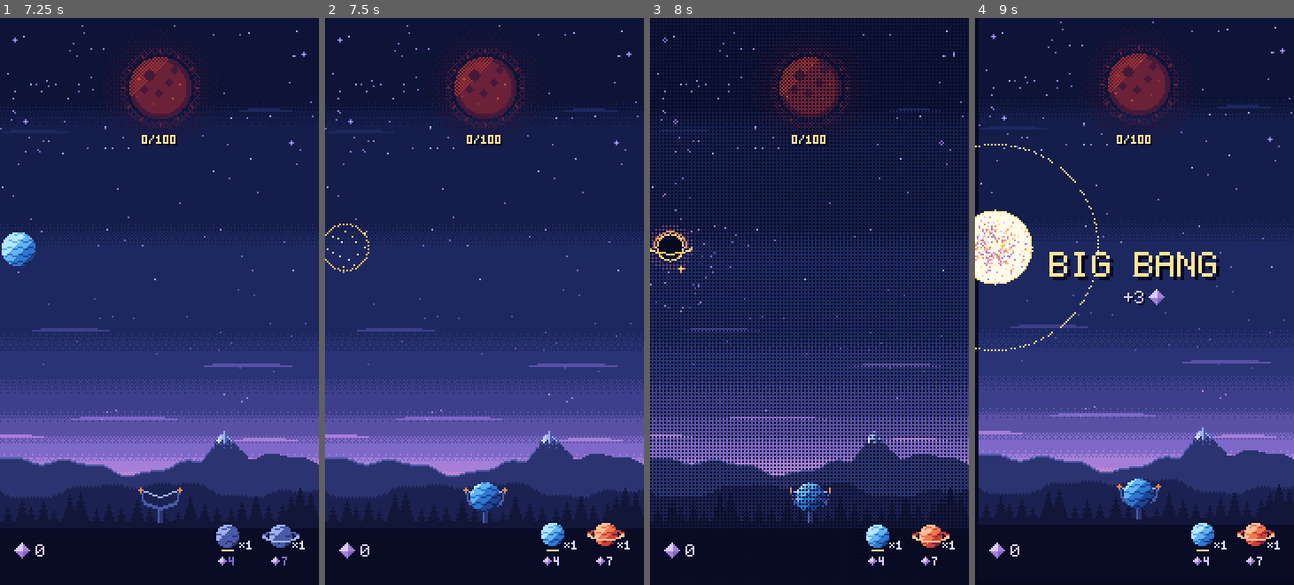
Above: before the commit, frames 1-4 (left to right).
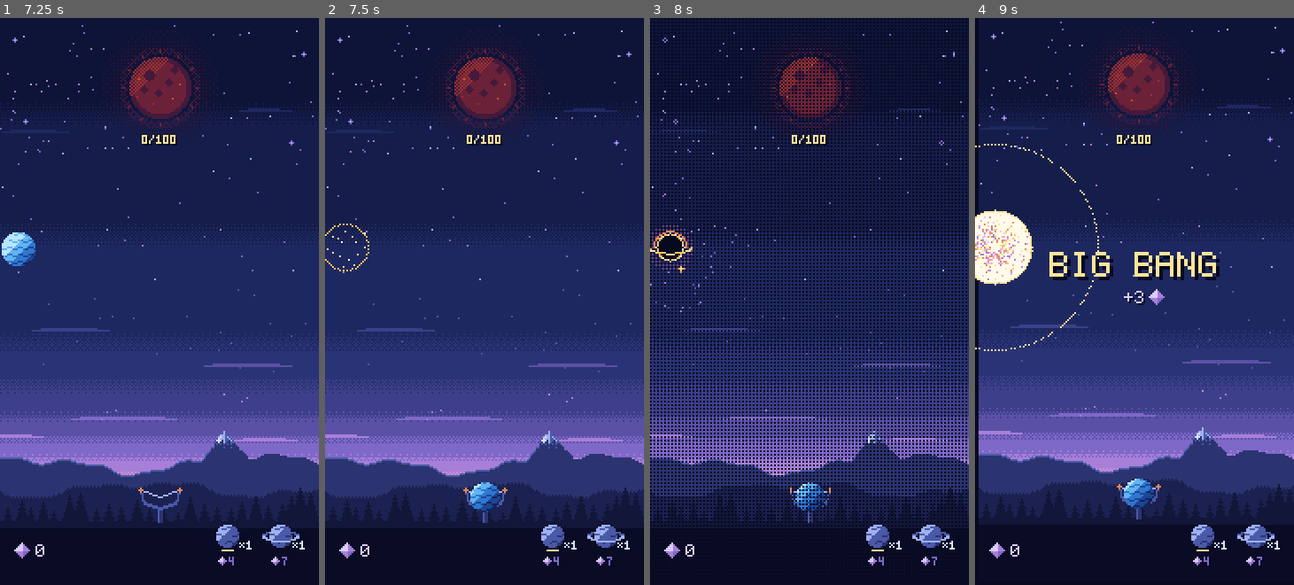
Above: after the commit, the same moments.

Repository: mrafael1/DustInSpace
Game: Godot game, scene res://game/scenes/main.tscn
Same seed, same stepped clock (60 frames per second), same inputs: the game is played once before the commit and once after it.
Inputs (mouse positions are in pixels of both pictures, inside the frame that each line leads up to):
- Up to frame 1 (7.25 s): tap Enter at 0.5, 5 s; move the mouse to (229, 273) at 0.52 s; hold Shift 0.53-1.25 s; click (229, 273) at 0.67 s; tap Space at 1.25 s; drag from (95, 329) to (143, 414) at 1.27 s; move the mouse to (191, 176) at 2.02 s; tap Ctrl at 2.1 s; click (191, 176) at 2.17 s; drag from (143, 414) to (63, 216) at 2.77 s; move the mouse to (255, 386) at 3.52 s; tap B at 3.6 s; click (255, 386) at 3.67 s; drag from (63, 216) to (111, 159) at 4.27 s; move the mouse to (175, 301) at 5.02 s; tap Alt at 5.1 s; click (175, 301) at 5.17 s; drag from (111, 159) to (95, 329) at 5.77 s; move the mouse to (229, 273) at 6.52 s; tap L at 6.6 s; click (229, 273) at 6.67 s
- Up to frame 2 (7.5 s): drag from (420, 329) to (468, 414) at 7.27 s
- Up to frame 3 (8 s): no input
- Up to frame 4 (9 s): move the mouse to (1166, 176) at 8.02 s; hold Shift 8.03-8.75 s; click (1166, 176) at 8.17 s; tap Space at 8.75 s; drag from (1118, 414) to (1038, 216) at 8.77 s

Frame 1 is identical in both runs. In frame 2, 0.6% of the frame differs, in the area x 67-94%, y 89-97%; in frame 3, 0.5%; in frame 4, 0.6%.

Commit message:
feat: cue a pack once when the dust counter reaches its cost
The HUD now lights costs against the shown counter, so a pack reacts as the
dust lands. Buying still works on the owned dust, in flight included.

Co-Authored-By: Claude Opus 5.5 <noreply@anthropic.com>

Diff:
--- a/game/ui/hud.gd
+++ b/game/ui/hud.gd
@@ -11,8 +11,9 @@
 ## by Main): the counter ticks up and hops a pixel. Until then that amount is "in flight". The core
 ## has already credited it, so a purchase may spend it: that part becomes a debt the next landings
 ## pay first, the counter never drops below 0, and it always ends on the run's total.
-## Costs light up against the dust the player owns (shown + in flight - debt): exactly when a tap
-## on them would work.
+## Costs light up against the shown counter: as the dust lands, the pack reacts (its one-off cue
+## plays on the crossing). Buying works on the dust owned (shown + in flight - debt), which is never
+## less, so a lit cost always buys; right after a collect, a grey one may buy too.
 
 const PackSlotScene := preload("res://game/ui/pack_slot.tscn")
 
@@ -85,7 +86,7 @@
 	_dust_in_flight = 0
 	_dust_debt = 0
 	_light_in_flight = 0
-	_show()
+	_show(false)
 
 
 ## A dust particle landed on the counter.
@@ -183,18 +184,15 @@
 
 ## The loaded marker needs a pack left to show: RunState empties the launcher without a signal
 ## when the last pack flies, like the launcher's rest pack. Costs light up against the shown dust.
-func _show() -> void:
+## `announce` false (a refresh) updates the slots without playing their cue.
+func _show(announce: bool = true) -> void:
 	_dust.text = "%d" % _shown_dust
 	_light.text = "%d/%d" % [_shown_light, _run.balance.sun_target]
 	for kind: String in _slots:
 		var count: int = _shown_packs.get(kind, 0)
 		var cost: int = _run.balance.packs[kind].cost
-		_slots[kind].show_pack(count, cost, _owned_dust() >= cost, _shown_loaded == kind and count > 0)
-
-
-## The dust the player has as far as the played events go: shown, plus in flight, minus spent.
-func _owned_dust() -> int:
-	return _shown_dust + _dust_in_flight - _dust_debt
+		var loaded: bool = _shown_loaded == kind and count > 0
+		_slots[kind].show_pack(count, cost, _shown_dust >= cost, loaded, announce)
 
 
 func _hop(label: Label) -> void:
--- a/game/ui/pack_slot.gd
+++ b/game/ui/pack_slot.gd
@@ -2,6 +2,8 @@
 extends Node2D
 ## One pack in the HUD: its icon (r6) with "×count", and "◆cost" below.
 ## The icon is grey and still when the dust can't buy one; lit, spinning and hopping when it can.
+## Becoming buyable plays a one-off cue: the icon flashes solid C0 for FLASH_TIME and a cross
+## sparkle shrinks away beside it. Staying buyable never repeats it.
 ## Two tap targets (docs/design.md, Packs): the icon loads the pack if owned, or buys it if none
 ## is owned; the cost buys one more. The Hud decides what a tap does; this only shows the slot.
 ## Centred on the icon. Numbers are Labels in the 3x5 font; nothing is baked into art.
@@ -17,6 +19,12 @@
 ## A buyable icon spins (PackView) and hops 1 px for HOP_TIME every HOP_PERIOD, starting at once.
 const HOP_PERIOD: float = 1.5
 const HOP_TIME: float = 0.16
+## The cue: two frames of solid flash, then the sparkle's arms (px) step down, SPARKLE_STEP each.
+const FLASH_TIME: float = 0.07
+const SPARKLE_ARMS: Array[int] = [2, 1, 0]
+const SPARKLE_STEP: float = 0.1
+## The sparkle's centre, up and right of the icon, clear of "×count".
+const SPARKLE_AT := Vector2i(8, -7)
 
 var kind: String = "":
 	set(value):
@@ -28,8 +36,11 @@
 var _affordable: bool = false
 var _hop_time: float = 0.0
 var _nudge_time: float = -1.0
+## Seconds into the cue, or -1 when none is playing.
+var _cue_time: float = -1.0
 
 @onready var _icon: PackView = $Icon
+@onready var _cue: Node2D = $Cue
 @onready var _count: Label = $Count
 @onready var _cost: Label = $Cost
 
@@ -39,6 +50,7 @@
 	_icon.kind = kind
 	_count.label_settings = HudText.secondary(Palette.M6)
 	_cost.label_settings = HudText.secondary(Palette.D0)
+	_cue.draw.connect(_draw_cue)
 
 
 func _process(delta: float) -> void:
@@ -51,7 +63,8 @@
 		draw_rect(Rect2(-3, 8, 7, 1), Palette.C1)
 
 
-func show_pack(count: int, cost: int, affordable: bool, loaded: bool) -> void:
+## `announce` false takes the state as it is without a cue: a new run's setup isn't news.
+func show_pack(count: int, cost: int, affordable: bool, loaded: bool, announce: bool = true) -> void:
 	_count.text = "×%d" % count
 	_cost.text = "%d" % cost
 	# Cool N7 when the dust isn't there: warm/light colours mean something you can use.
@@ -61,9 +74,14 @@
 	_icon.greyed = not affordable
 	if affordable and not _affordable:
 		_hop_time = 0.0
+		if announce:
+			_cue_time = 0.0
+	if not affordable or not announce:
+		_cue_time = -1.0
 	_affordable = affordable
 	_loaded = loaded
 	queue_redraw()
+	_cue.queue_redraw()
 
 
 func is_loaded() -> bool:
@@ -87,13 +105,29 @@
 	return _nudge_time >= 0.0
 
 
+func is_cueing() -> bool:
+	return _cue_time >= 0.0
+
+
+func is_flashing() -> bool:
+	return _cue_time >= 0.0 and _cue_time < FLASH_TIME
+
+
+## The sparkle's arm length now, or -1 when it isn't showing.
+func sparkle_arm() -> int:
+	if _cue_time < 0.0:
+		return -1
+	return SPARKLE_ARMS[mini(int(_cue_time / SPARKLE_STEP), SPARKLE_ARMS.size() - 1)]
+
+
 func is_hopping() -> bool:
 	return _icon.position.y < 0.0
 
 
-## Moves the nudge and the buyable hop forward. Driven by `_process`; tests call it directly.
-## A nudge wins over the hop.
+## Moves the nudge, the buyable hop and the cue forward. Driven by `_process`; tests call it
+## directly. A nudge wins over the hop.
 func advance(delta: float) -> void:
+	_advance_cue(delta)
 	_hop_time = fmod(_hop_time + delta, HOP_PERIOD)
 	if _nudge_time < 0.0:
 		_icon.position = Vector2(0, -1 if _affordable and _hop_time < HOP_TIME else 0)
@@ -105,3 +139,29 @@
 		_icon.position = Vector2.ZERO
 		return
 	_icon.position = Vector2(NUDGE[step], 0)
+
+
+func _advance_cue(delta: float) -> void:
+	if _cue_time < 0.0:
+		return
+	var shown: Array = [is_flashing(), sparkle_arm()]
+	_cue_time += delta
+	if _cue_time >= SPARKLE_STEP * SPARKLE_ARMS.size():
+		_cue_time = -1.0
+	if [is_flashing(), sparkle_arm()] != shown:
+		_cue.queue_redraw()
+
+
+## Over the icon: its own shape in solid C0 while flashing, and the sparkle (C1 arms, C0 core).
+func _draw_cue() -> void:
+	if is_flashing():
+		var at := Vector2i(_icon.position)
+		for dot: Vector2i in PackView.pixels(kind, false, false, ICON_RADIUS):
+			_cue.draw_rect(Rect2(at + dot, Vector2.ONE), Palette.C0)
+	var arm: int = sparkle_arm()
+	if arm < 0:
+		return
+	if arm > 0:
+		_cue.draw_rect(Rect2(SPARKLE_AT.x - arm, SPARKLE_AT.y, arm * 2 + 1, 1), Palette.C1)
+		_cue.draw_rect(Rect2(SPARKLE_AT.x, SPARKLE_AT.y - arm, 1, arm * 2 + 1), Palette.C1)
+	_cue.draw_rect(Rect2(SPARKLE_AT, Vector2.ONE), Palette.C0)
--- a/game/ui/pack_slot.tscn
+++ b/game/ui/pack_slot.tscn
@@ -9,6 +9,8 @@
 
 [node name="Icon" type="Node2D" parent="."]
 script = ExtResource("2_pack_view")
+
+[node name="Cue" type="Node2D" parent="."]
 
 [node name="Count" type="Label" parent="."]
 offset_left = 7.0
